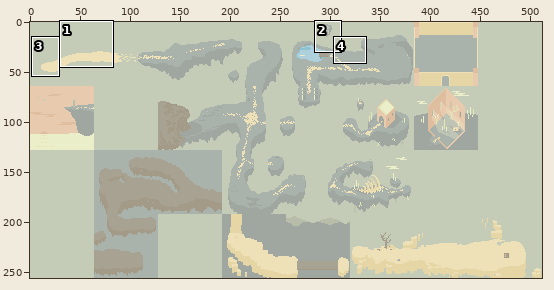
Sprite sheet, stored at Low Rez Jam 2016.gmx/background/images/bkd_map.png. The first picture is a wide view before the edit; the outline marks the close-up.
Close-up. Before:
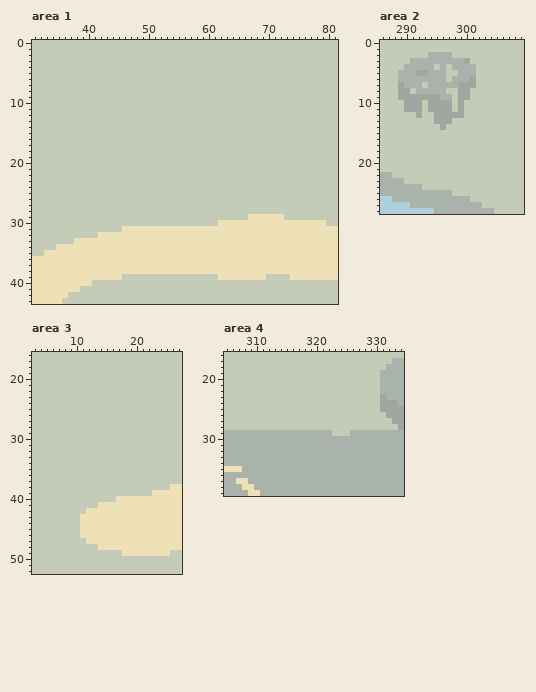
The file is 512x256 pixels. Colours within 5 levels of each other are drawn and written as one. Shown: area 1: x 31..81, y 0..43; area 2: x 286..309, y 0..28; area 3: x 3..27, y 16..52; area 4: x 305..334, y 16..39. The commit also changed other parts of the picture, which this record leaves out.
New version:
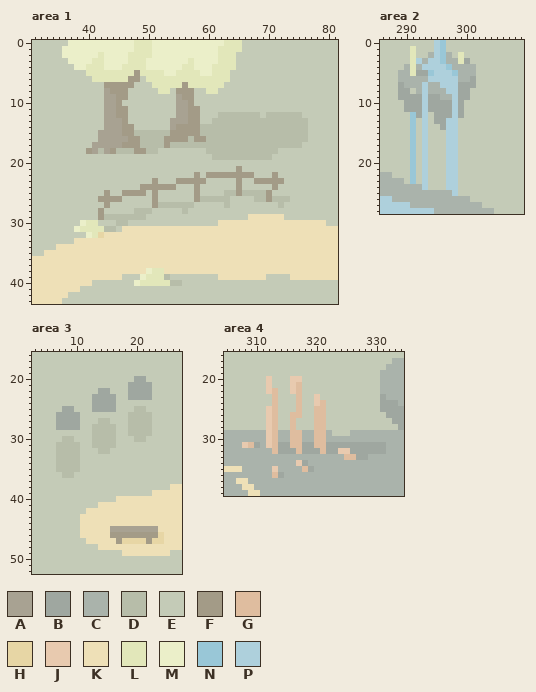
Palette (. is transparent): A #a8a292  B #9fa7a0  C #aab3ab  D #b7bda9  E #c4cbb7  F #a39b87  G #dfbd9f  H #e7d6a5  J #e8caaf  K #eee0b7  L #e2e7ba  M #ebefc9  N #99c7d7  P #aed0dc
The edit:
Changed rows in their new state; - is an unchanged pixel.
Area 1:
first column x 36:
 0 -MMMMMMMMMMMLLLMMMMMMMMMMMMLLL-----------
 1 MMMMMMMMMMMMLLLMMMMMMMMMMMLLLL-----------
 2 MMMMMMLMMMMLLLLMMMMMMMMMMMLLL------------
 3 -MMMMLLMMMMLLLMMMMMMMLMMMMLLL------------
 4 --MMLLLMMMLLLLMMMMMMLLMMMLLLL------------
 5 ----LLLLLLLLFLLLLMMLLLLMMLLL-------------
 6 -----LLLLLLFF-LLLLLLLLLLLLLL-------------
 7 -------FFFFF---LLLLLFLLLLLL--------------
 8 -------AFFF-----LL-FFF--LL---------------
 9 -------AAFF--------AFF-------------------
10 -------AAF---------AAF-------------------
11 -------AAFF--------AAFF------------------
12 -------AAFF--------AAFF---DDDDDDD-DDDDDD-
13 -------AAAF-------AAAFF--DDDDDDDDDDDDDDDD
14 -------AAAFF------AFFFFDDDDDDDDDDDDDDDDDD
15 ------AAAAFFDDDDDDFFFFFDDDDDDDDDDDDDDDDDD
16 ------AAAAAFFDDDDFFFFDFFDDDDDDDDDDDDDDDDD
17 -----AAAAAFFFDDDDFDDDDDDDDDDDDDDDDDDDDDD-
18 ----FADAFDDDFFDD--------DDDDDDDDDDDD-----
19 -------------------------DDDDDDDDDD------
21 -----------------------------F-----------
22 ----------------------F-FFFFFFFF---F-----
23 ---------------F---FFFFF-----F--FFFFF----
24 -------------FFFFFF---F------F-----F-----
25 -------F--FFFF-F------F----DDFDDDDF------
26 ------FFFF-----F------FDDDDD----DDFDDD---
27 -------F-------FDDDDDD-----D--------D----
28 ------F-----DDD-----D--------------------
29 ------FDDDDDDD---------------------------
30 ---MLL---DD------------------------------
31 --MLLLLDD--------------------------------
32 ----MLH----------------------------------
first column x 48:
38 --MLL---
39 -MLLLD--
40 MLLLLLDD
Area 2:
first column x 291:
 0 ----PN---
 1 L---PN---
 2 L---PN--L
 3 LP-PPN--L
 4 L-PPPPN--
 5 L--NPPPN-
 6 ---PPPPP-
 7 --P--PPP-
 8 --P---PP-
 9 --P----P-
10 --P----P-
11 --P----P-
12 N-P----P-
13 N-P---PP-
14 N-P---PP-
15 N-P---PP-
16 N-P---PP-
17 N-P---PP-
18 N-P---PP-
19 N-P---PP-
20 N-P---PP-
21 N-P---PP-
22 N-P---PP-
23 N-P---PP-
24 --P---PP-
25 -------P-
Area 3:
first column x 7:
20 -------------BB-
21 ------------BBBB
22 -------BB---BBBB
23 ------BBBB--BBBB
24 ------BBBB------
25 -BB---BBBB---DD-
26 BBBB--------DDDD
27 BBBB---DD---DDDD
28 BBBB--DDDD--DDDD
29 ------DDDD--DDDD
30 -DD---DDDD---DD-
31 DDDD--DDDD------
32 DDDD---DD-------
33 DDDD------------
34 DDDD------------
35 DDDD------------
36 -DD-------------
first column x 16:
45 AAAAAAAA-
46 FFFFFFFFH
47 -FHHHHFHH
Area 4:
first column x 308:
20 ----J---JJ--------------
21 ----J---JG--------------
22 ----JG--JG--------------
23 -----G---G--J-----------
24 -----G---G--JG----------
25 ----JG---G--GG----------
26 ----JG--GG--GG----------
27 ----JG--G---GG----------
28 ----JG--G---GG----------
29 ----JG--GG--GG----------
30 ----JG--GG--GG----------
31 JGB-JGBBGGBBGGBBBBBBBBBB
32 -----GBBBGBBBGBBJJBBBBBB
33 -----------------GGBB---
34 ---------JB-------------
35 -----J----GB------------
36 -----GB-----------------
Boxes around the changes in both close-ups, in picture pixels (x1, y1, x2, y2):
changed: (62, 40, 308, 238)
changed: (134, 268, 182, 286)
changed: (410, 40, 464, 196)
changed: (56, 376, 152, 478)
changed: (110, 526, 164, 544)
changed: (242, 376, 386, 478)
